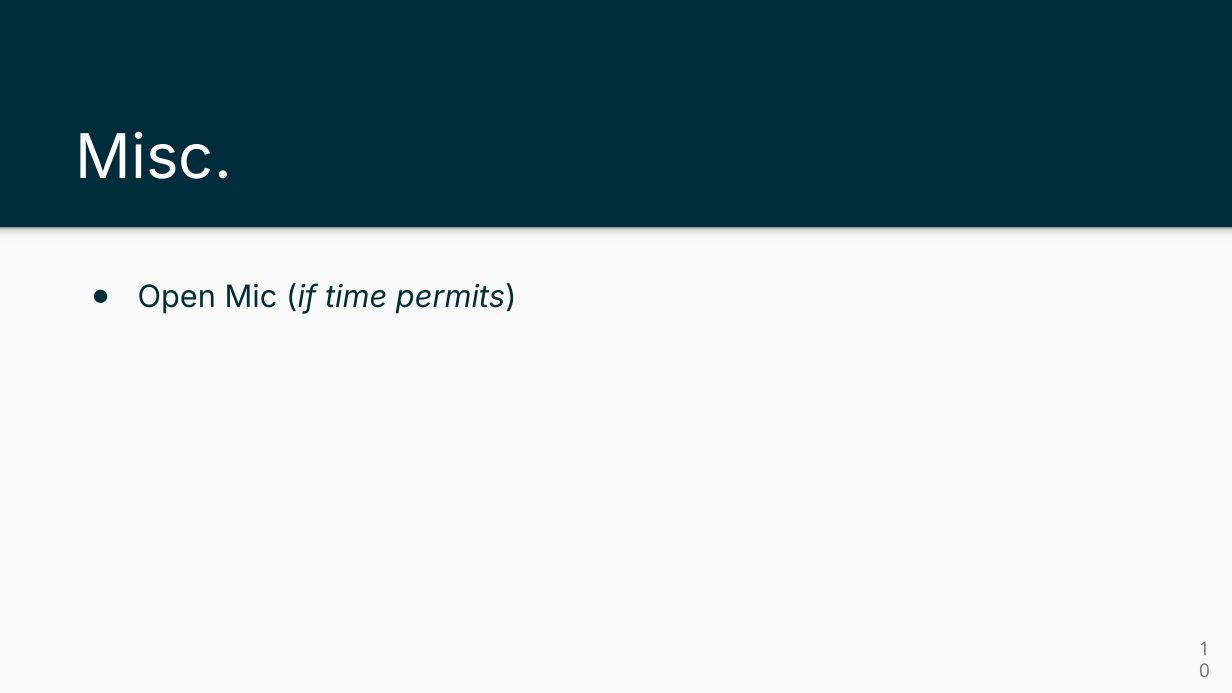
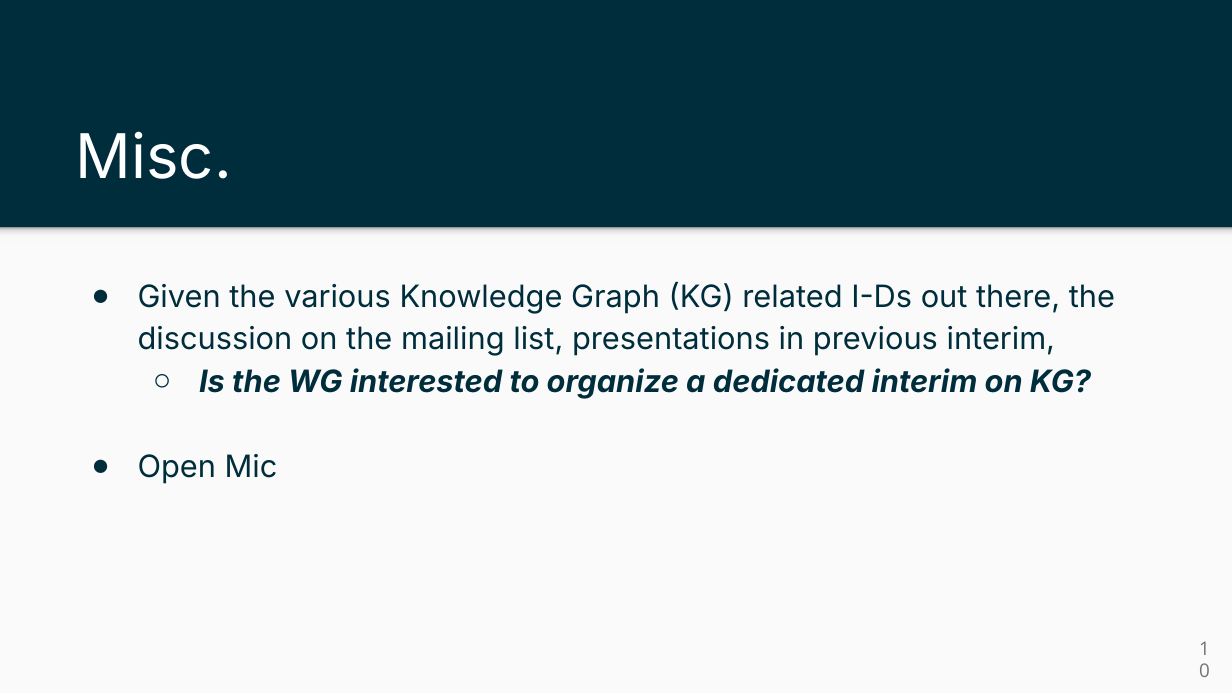
Before and after one commit to ietf-wg-nmop/IETF-Meetings, a slide deck: slide 10 of 122/nmop-chairs-slides-session-1.pptx. Drawn at 1232x693 pixels with LibreOffice and Linux fonts; fonts in the diff are those of the drawing. Boxes give left, top, right and bottom in pixels: in the first picture for what was removed or moved away, otherwise in the second. Text is boxed around its words. In the diff, an @@ line names an element or a change of style, - is before the commit and + after.

```diff
--- a/122/nmop-chairs-slides-session-1.pptx
+++ b/122/nmop-chairs-slides-session-1.pptx
@@ text at (138, 281, 1115, 483): text changed; italic off @@
-● Open Mic (if time permits)
+● Given the various Knowledge Graph (KG) related I-Ds out there, the discussion on the mailing list, presentations in previous interim,
+  ○ Is the WG interested to organize a dedicated interim on KG?
+● Open Mic
```
